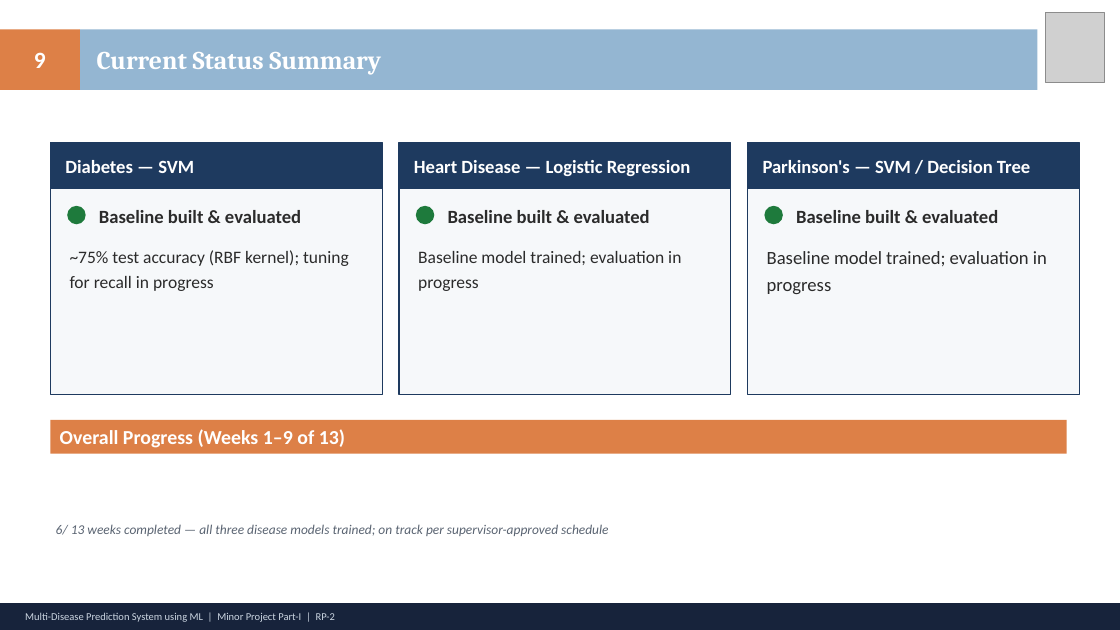
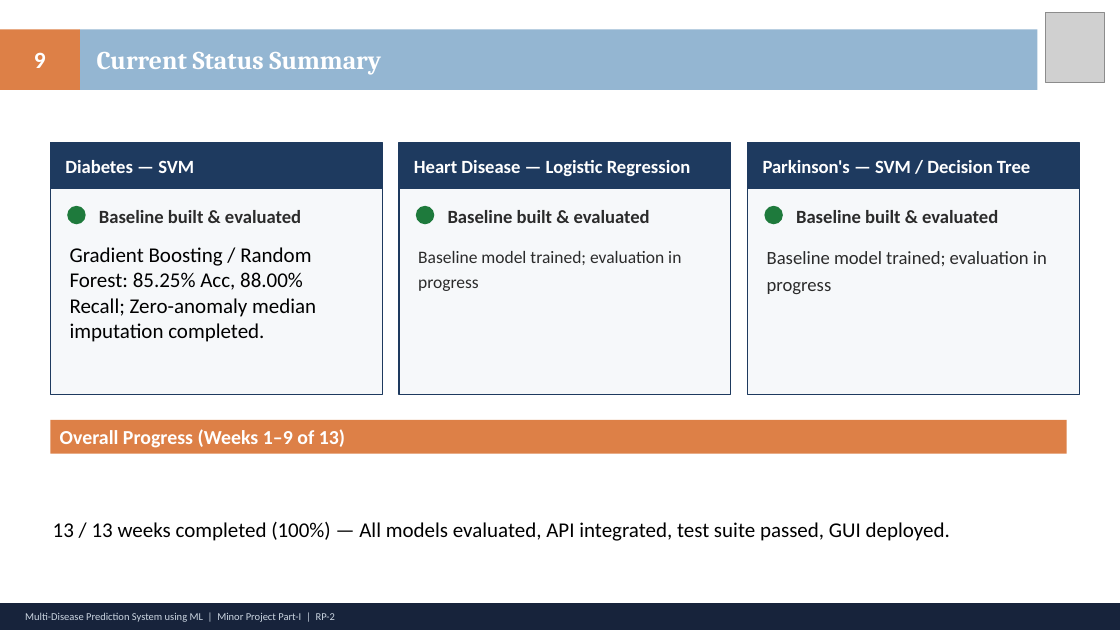
Before and after one commit to Lakshya-Asati/Minor-Project-1, a slide deck: slide 9 of panel-1.pptx. Drawn at 1120x630 pixels with LibreOffice and Linux fonts; fonts in the diff are those of the drawing; grey boxes stand for pictures. Boxes give left, top, right and bottom in pixels: in the first picture for what was removed or moved away, otherwise in the second. Text is boxed around its words. In the diff, an @@ line names an element or a change of style, - is before the commit and + after.

```diff
--- a/panel-1.pptx
+++ b/panel-1.pptx
@@ text at (70,247,316,342): text changed; size 15 to 18 pt; text colour #2B2B2B to #000000 @@
-~75% test accuracy (RBF kernel); tuning for recall in progress
+Gradient Boosting / Random Forest: 85.25% Acc, 88.00% Recall; Zero-anomaly median imputation completed.
@@ text at (53,522,950,541): text changed; size 11.5 to 18 pt; text colour #5A6472 to #000000; italic off @@
-6/ 13 weeks completed — all three disease models trained; on track per supervisor-approved schedule
+13 / 13 weeks completed (100%) — All models evaluated, API integrated, test suite passed, GUI deployed.
```
Also in this commit, not shown: 2 other slides changed, 14 other files.
